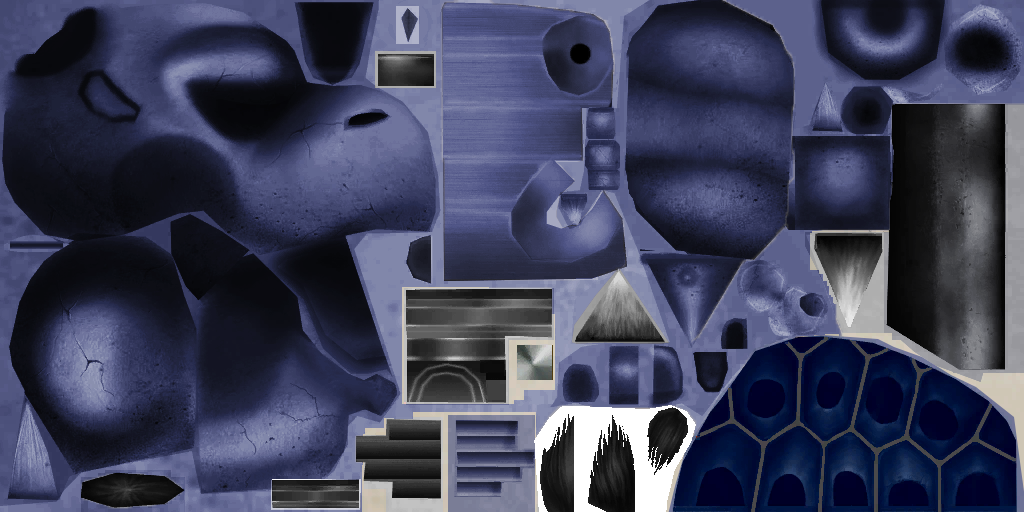
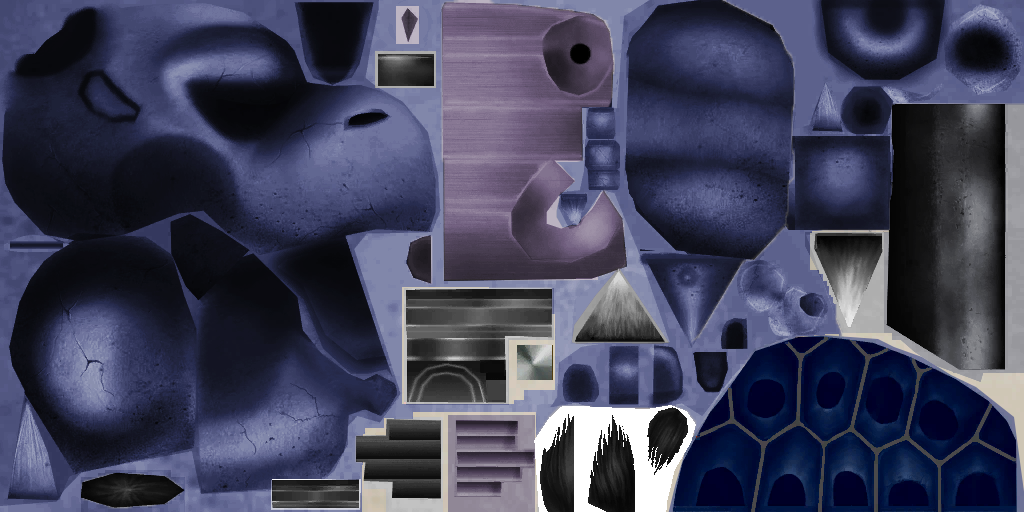
Layered file, before and after one edit (1024×512). Changes by layer:
pixels changed over [396, 0, 627, 512] (layer not identified)
